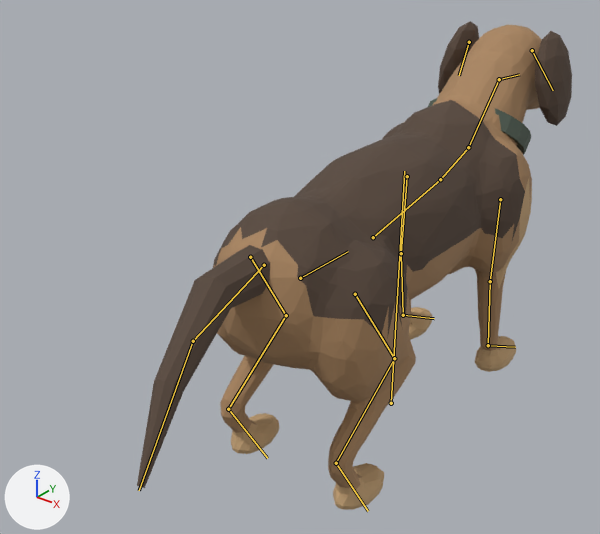
The FBX model Assets/_Project/Models/Hound/MuseumHound.fbx: old version first, new version second.
One viewpoint serves both versions: a camera (50 mm lens) standing at (1.19, -1.97, 1.61) and looking at (-0.3, -0.11, 0.45). Lighting does not change. The marker at lower left points along +X, +Y and +Z. The picture after the commit comes second. The bones that bend it are drawn over the model as lines.

Objects in the first picture: 'Hound_Mesh'.
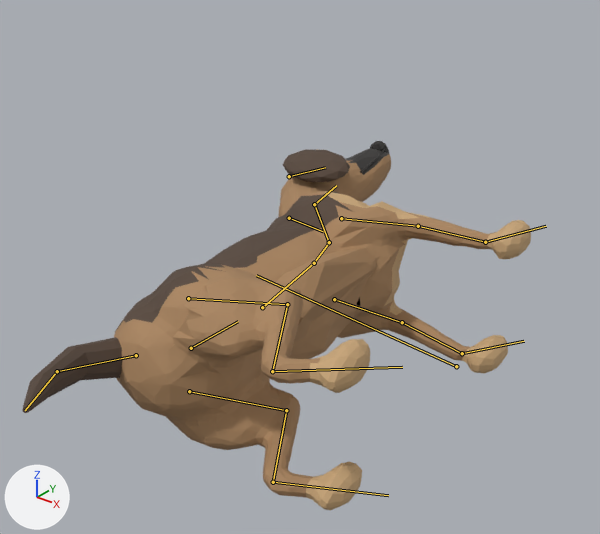
The newer file adds an action. The first version stands in its rest pose; the second is drawn at frame 21 of the action 'Hound_Rig|Hound_Death'.

Location of each change, [x1, y1, x2, y2] in pixels of the pictures (600 x 534 px):
'Hound_Mesh', posed (17% wider, 24% shorter)
    before: [137, 21, 572, 510]
    after: [22, 141, 531, 510]
bone 'Root', root to tip
    before: (391, 403) to (404, 171)
    after: (456, 366) to (256, 275)
bone 'Neck', root to tip
    before: (468, 147) to (499, 79)
    after: (329, 242) to (314, 204)
bone 'Head', root to tip
    before: (499, 79) to (519, 74)
    after: (314, 204) to (336, 185)
bone 'FrontUpper_L', root to tip
    before: (500, 199) to (490, 281)
    after: (341, 218) to (418, 226)
bone 'FrontLower_L', root to tip
    before: (490, 281) to (488, 345)
    after: (418, 226) to (485, 242)
bone 'FrontPaw_L', root to tip
    before: (488, 345) to (515, 347)
    after: (485, 242) to (546, 226)
bone 'FrontUpper_R', root to tip
    before: (407, 176) to (401, 253)
    after: (334, 299) to (402, 322)
bone 'FrontLower_R', root to tip
    before: (401, 253) to (403, 315)
    after: (402, 322) to (462, 353)
bone 'FrontPaw_R', root to tip
    before: (403, 315) to (434, 318)
    after: (462, 353) to (524, 341)
bone 'TailBase', root to tip
    before: (264, 265) to (193, 341)
    after: (136, 355) to (57, 371)
bone 'HindUpper_L', root to tip
    before: (355, 294) to (394, 358)
    after: (188, 298) to (287, 304)
bone 'HindLower_L', root to tip
    before: (394, 358) to (336, 463)
    after: (287, 304) to (272, 371)
bone 'HindPaw_L', root to tip
    before: (336, 463) to (368, 511)
    after: (272, 371) to (402, 367)
bone 'HindUpper_R', root to tip
    before: (250, 257) to (286, 315)
    after: (189, 391) to (286, 410)
bone 'HindPaw_R', root to tip
    before: (228, 409) to (267, 458)
    after: (273, 482) to (388, 495)

What changed in the scene script:
```text
Change bone_root:
    where bone_root = bpy.data.objects['Hound_Rig'].pose.bones['Root']
    bone_root.location: (0.0, 0.0, 0.0) -> (0.223, 0.232, 0.0)
    bone_root.rotation_quaternion: (1.0, 0.0, 0.0, 0.0) -> (0.732, 0.0, 0.0, 0.681)  # degrees (0, 0, 0) -> degrees (0, 0, 86)
Change bone_neck:
    where bone_neck = bpy.data.objects['Hound_Rig'].pose.bones['Neck']  # child of 'Chest'
    bone_neck.rotation_quaternion: (1.0, 0.0, 0.0, 0.0) -> (0.995, 0.031, -0.003, -0.092)  # degrees (0, 0, 0) -> degrees (4, 0, -11)
Change bone_head:
    where bone_head = bpy.data.objects['Hound_Rig'].pose.bones['Head']  # child of 'Neck'
    bone_head.rotation_quaternion: (1.0, 0.0, 0.0, 0.0) -> (0.998, 0.032, -0.002, -0.057)  # degrees (0, 0, 0) -> degrees (4, 0, -6)
Change bone_frontupper_l:
    where bone_frontupper_l = bpy.data.objects['Hound_Rig'].pose.bones['FrontUpper_L']  # child of 'Chest'
    bone_frontupper_l.rotation_quaternion: (1.0, 0.0, 0.0, 0.0) -> (0.983, 0.174, -0.011, -0.06)  # degrees (0, 0, 0) -> degrees (20, 0, -7)
Change bone_frontlower_l:
    where bone_frontlower_l = bpy.data.objects['Hound_Rig'].pose.bones['FrontLower_L']  # child of 'FrontUpper_L'
    bone_frontlower_l.rotation_quaternion: (1.0, 0.0, 0.0, 0.0) -> (0.967, -0.254, 0.0, 0.0)  # degrees (0, 0, 0) -> degrees (-29, 0, 0)
Change bone_frontpaw_l:
    where bone_frontpaw_l = bpy.data.objects['Hound_Rig'].pose.bones['FrontPaw_L']  # child of 'FrontLower_L'
    bone_frontpaw_l.rotation_quaternion: (1.0, 0.0, 0.0, 0.0) -> (0.994, 0.112, 0.0, 0.0)  # degrees (0, 0, 0) -> degrees (13, 0, 0)
Change bone_frontupper_r:
    where bone_frontupper_r = bpy.data.objects['Hound_Rig'].pose.bones['FrontUpper_R']  # child of 'Chest'
    bone_frontupper_r.rotation_quaternion: (1.0, 0.0, 0.0, 0.0) -> (0.995, 0.099, 0.001, 0.007)  # degrees (0, 0, 0) -> degrees (11, 0, 1)
Change bone_frontlower_r:
    where bone_frontlower_r = bpy.data.objects['Hound_Rig'].pose.bones['FrontLower_R']  # child of 'FrontUpper_R'
    bone_frontlower_r.rotation_quaternion: (1.0, 0.0, 0.0, 0.0) -> (0.977, -0.212, 0.0, 0.0)  # degrees (0, 0, 0) -> degrees (-24, 0, 0)
Change bone_frontpaw_r:
    where bone_frontpaw_r = bpy.data.objects['Hound_Rig'].pose.bones['FrontPaw_R']  # child of 'FrontLower_R'
    bone_frontpaw_r.rotation_quaternion: (1.0, 0.0, 0.0, 0.0) -> (0.995, 0.097, 0.0, 0.0)  # degrees (0, 0, 0) -> degrees (11, 0, 0)
Change bone_tailbase:
    where bone_tailbase = bpy.data.objects['Hound_Rig'].pose.bones['TailBase']  # child of 'Hips'
    bone_tailbase.rotation_quaternion: (1.0, 0.0, 0.0, 0.0) -> (0.998, 0.065, 0.002, 0.027)  # degrees (0, 0, 0) -> degrees (7, 0, 3)
Change bone_hindupper_l:
    where bone_hindupper_l = bpy.data.objects['Hound_Rig'].pose.bones['HindUpper_L']  # child of 'Hips'
    bone_hindupper_l.rotation_quaternion: (1.0, 0.0, 0.0, 0.0) -> (0.992, -0.106, 0.007, -0.062)  # degrees (0, 0, 0) -> degrees (-12, 0, -7)
Change bone_hindlower_l:
    where bone_hindlower_l = bpy.data.objects['Hound_Rig'].pose.bones['HindLower_L']  # child of 'HindUpper_L'
    bone_hindlower_l.rotation_quaternion: (1.0, 0.0, 0.0, 0.0) -> (0.997, 0.08, 0.0, 0.0)  # degrees (0, 0, 0) -> degrees (9, 0, 0)
Change bone_hindpaw_l:
    where bone_hindpaw_l = bpy.data.objects['Hound_Rig'].pose.bones['HindPaw_L']  # child of 'HindLower_L'
    bone_hindpaw_l.rotation_quaternion: (1.0, 0.0, 0.0, 0.0) -> (0.996, 0.085, 0.0, 0.0)  # degrees (0, 0, 0) -> degrees (10, 0, 0)
Change bone_hindupper_r:
    where bone_hindupper_r = bpy.data.objects['Hound_Rig'].pose.bones['HindUpper_R']  # child of 'Hips'
    bone_hindupper_r.rotation_quaternion: (1.0, 0.0, 0.0, 0.0) -> (1.0, -0.021, 0.0, 0.007)  # degrees (0, 0, 0) -> degrees (-2, 0, 1)
Change bone_hindpaw_r:
    where bone_hindpaw_r = bpy.data.objects['Hound_Rig'].pose.bones['HindPaw_R']  # child of 'HindLower_R'
    bone_hindpaw_r.rotation_quaternion: (1.0, 0.0, 0.0, 0.0) -> (0.999, 0.054, 0.0, 0.0)  # degrees (0, 0, 0) -> degrees (6, 0, 0)
```
